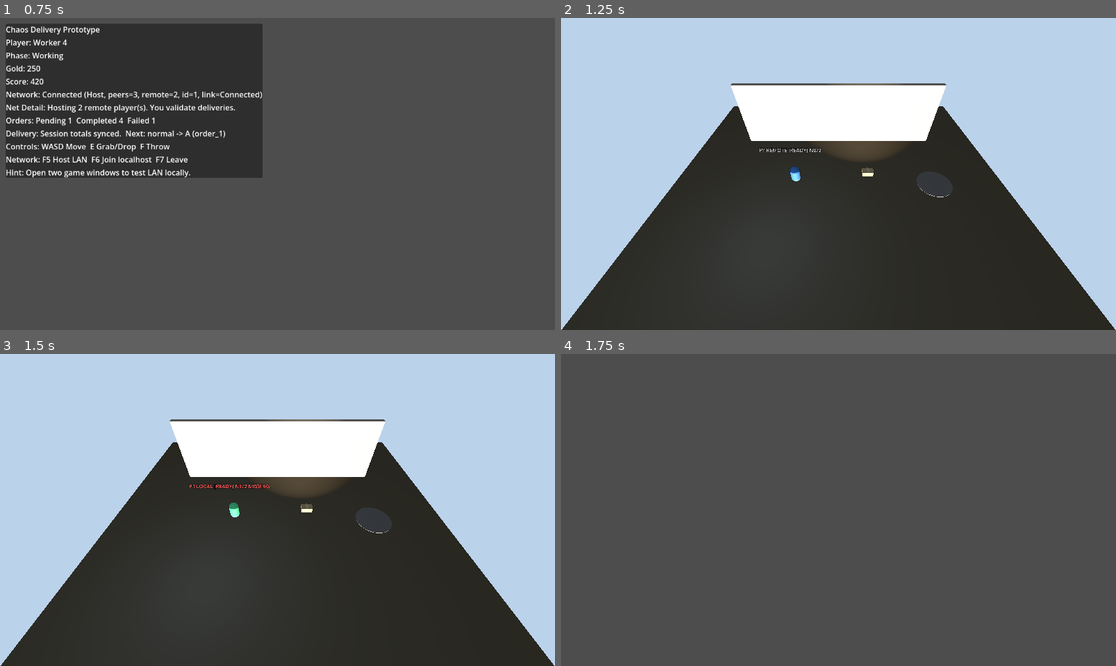
Above: before the commit, frames 1-4 (two rows, left to right).
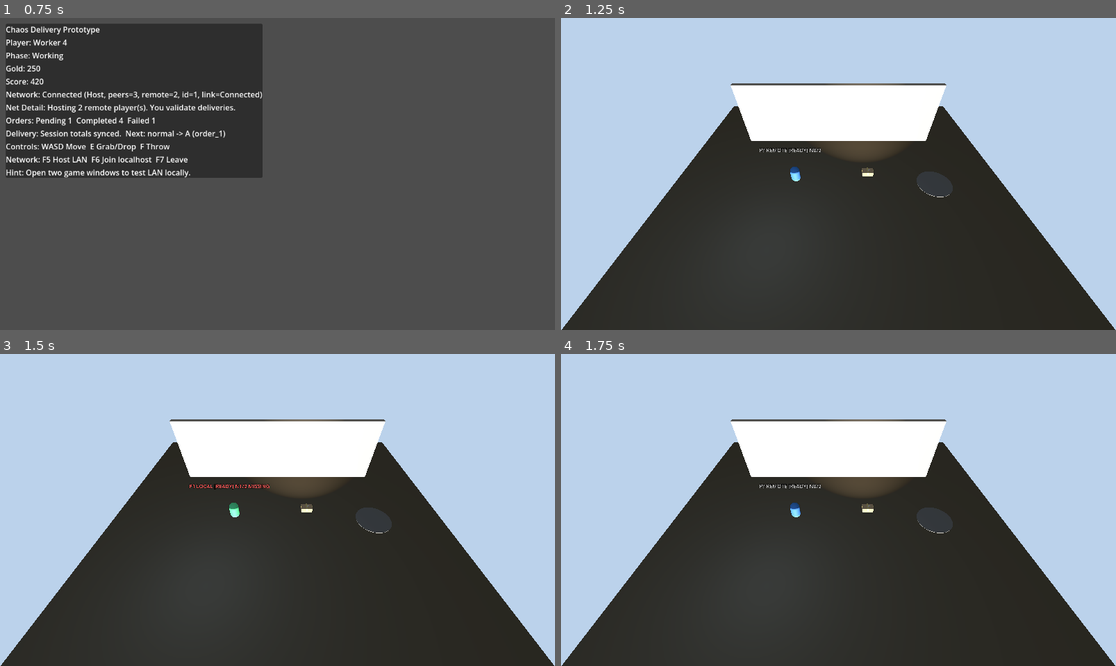
Above: after the commit, the same moments.

Repository: HXSLtim/chaosDelivery
Game: Godot game, scene res://tests/run_tests.tscn
The game is run twice, just before and just after one commit, with the same random seed, the same clock (stepped at 60 frames per second) and the same inputs. This scene is started directly instead of the project's main scene.
Inputs:
- Up to frame 1 (0.75 s): tap Enter at 0.5 s; hold D (move_right) from 0.53 s (still down); tap E (grab) at 0.6 s
- Up to frame 2 (1.25 s): keep holding D (move_right); tap F (throw) at 0.8 s
- Up to frame 3 (1.5 s): release D (move_right) at 1.28 s; hold S (move_backward) from 1.28 s (still down); tap F (throw) at 1.35 s
- Up to frame 4 (1.75 s): keep holding S (move_backward); tap E (grab) at 1.55 s

Frames 1-3 are identical in both runs. In frame 4, 97% of the frame differs, in the area x 0-100%, y 0-100%.

Commit message:
Validate player RPC requests and sync TDD docs

Diff:
--- a/src/entities/player.gd
+++ b/src/entities/player.gd
@@ -20,8 +20,8 @@
 
 var _gravity: float = ProjectSettings.get_setting("physics/3d/default_gravity", 9.8)
 var _last_input: Vector2 = Vector2.ZERO
-var _held_package = null
-var _predicted_held_package = null
+var _held_package: Package = null
+var _predicted_held_package: Package = null
 var _interaction_cooldown_left: float = 0.0
 var _request_timeout_left: float = 0.0
 var _waiting_for_network_action: bool = false
@@ -29,7 +29,7 @@
 var _last_holding_state: bool = false
 var _last_identity_cache: String = ""
 var _debug_material: StandardMaterial3D = null
-var _session_cache: Node = null
+var _session_cache: Node3D = null
 var _cached_visible_players: int = 0
 var _player_count_refresh_left: float = 0.0
 
@@ -126,7 +126,7 @@
 				_start_cooldown()
 		else:
 			if session != null and session.has_method("request_player_grab"):
-				var predicted_package = _find_nearest_grabbable_package()
+				var predicted_package: Package = _find_nearest_grabbable_package()
 				if session.request_player_grab(self):
 					_predicted_held_package = predicted_package
 					_held_package = predicted_package
@@ -158,23 +158,25 @@
 
 
 func _try_grab_nearest_package() -> void:
-	var nearest_package = _find_nearest_grabbable_package()
+	var nearest_package: Package = _find_nearest_grabbable_package()
 	if nearest_package != null and nearest_package.request_grab(self, _local_requester_peer_id()):
 		_held_package = nearest_package
 		_predicted_held_package = null
 
 
-func _find_nearest_grabbable_package():
+func _find_nearest_grabbable_package() -> Package:
 	var tree := get_tree()
 	if tree == null:
 		return null
 
-	var nearest_package = null
+	var nearest_package: Package = null
 	var nearest_distance_squared := grab_range * grab_range
 
 	for node in tree.get_nodes_in_group("packages"):
 		if node == null or not is_instance_valid(node) or not node.is_inside_tree():
 			continue
+		if node is not Package:
+			continue
 		if not node.has_method("is_held") or not node.has_method("request_grab"):
 			continue
 		if node.is_held():
@@ -184,7 +186,7 @@
 		if distance_squared > nearest_distance_squared:
 			continue
 
-		nearest_package = node
+		nearest_package = node as Package
 		nearest_distance_squared = distance_squared
 
 	return nearest_package
@@ -211,7 +213,7 @@
 	_predicted_held_package = null
 
 
-func _get_session() -> Node:
+func _get_session() -> Node3D:
 	if _session_cache != null and is_instance_valid(_session_cache) and _session_cache.is_inside_tree():
 		return _session_cache
 
@@ -221,15 +223,15 @@
 		return null
 
 	for node in tree.get_nodes_in_group("warehouse_session"):
-		if node != null and is_instance_valid(node) and node.is_inside_tree():
-			_session_cache = node
+		if node is Node3D and node != null and is_instance_valid(node) and node.is_inside_tree():
+			_session_cache = node as Node3D
 			return _session_cache
 
 	_session_cache = null
 	return null
 
 
-func _find_held_package_for_self():
+func _find_held_package_for_self() -> Package:
 	var tree := get_tree()
 	if tree == null:
 		return null
@@ -237,18 +239,20 @@
 	for node in tree.get_nodes_in_group("packages"):
 		if node == null or not is_instance_valid(node) or not node.is_inside_tree():
 			continue
+		if node is not Package:
+			continue
 		if node.get("holder") == self:
-			return node
+			return node as Package
 	return null
 
 
-func _resolve_held_package():
+func _resolve_held_package() -> Package:
 	if _held_package != null and is_instance_valid(_held_package) and _held_package.is_inside_tree():
 		if _held_package.get("holder") == self:
 			_predicted_held_package = null
 			return _held_package
 
-	var resolved_package = _find_held_package_for_self()
+	var resolved_package: Package = _find_held_package_for_self()
 	if resolved_package != null:
 		_predicted_held_package = null
 		return resolved_package
--- a/src/network/warehouse_session.gd
+++ b/src/network/warehouse_session.gd
@@ -81,7 +81,7 @@
 		return false
 
 	if NetworkManager.is_connected and not NetworkManager.is_host:
-		_request_grab.rpc_id(1)
+		_request_grab.rpc_id(1, int(player.get_multiplayer_authority()))
 		return true
 
 	return _host_try_grab(player)
@@ -92,7 +92,7 @@
 		return false
 
 	if NetworkManager.is_connected and not NetworkManager.is_host:
-		_request_drop.rpc_id(1, Vector3.ZERO)
+		_request_drop.rpc_id(1, int(player.get_multiplayer_authority()), Vector3.ZERO)
 		return true
 
 	return _host_try_drop(player, Vector3.ZERO)
@@ -103,7 +103,7 @@
 		return false
 
 	if NetworkManager.is_connected and not NetworkManager.is_host:
-		_request_drop.rpc_id(1, impulse)
+		_request_drop.rpc_id(1, int(player.get_multiplayer_authority()), impulse)
 		return true
 
 	return _host_try_drop(player, impulse)
@@ -732,24 +732,36 @@
 	GameState.set_phase(EventBus.GamePhase.WORKING)
 
 
+func _resolve_request_player(sender_peer_id: int, requested_peer_id: int) -> Node3D:
+	if sender_peer_id <= 0 or requested_peer_id <= 0:
+		return null
+	if sender_peer_id != requested_peer_id:
+		RuntimeLog.info("Session", "rejected request with mismatched peer ids", {
+			"sender_peer_id": sender_peer_id,
+			"requested_peer_id": requested_peer_id
+		})
+		return null
+	return _find_player_by_peer_id(requested_peer_id)
+
+
 @rpc("any_peer", "reliable")
-func _request_grab() -> void:
+func _request_grab(requested_peer_id: int) -> void:
 	if not NetworkManager.is_host:
 		return
 
 	var sender_id := multiplayer.get_remote_sender_id()
-	var player := _find_player_by_peer_id(sender_id)
+	var player := _resolve_request_player(sender_id, requested_peer_id)
 	if player != null:
 		_host_try_grab(player)
 
 
 @rpc("any_peer", "reliable")
-func _request_drop(impulse: Vector3) -> void:
+func _request_drop(requested_peer_id: int, impulse: Vector3) -> void:
 	if not NetworkManager.is_host:
 		return
 
 	var sender_id := multiplayer.get_remote_sender_id()
-	var player := _find_player_by_peer_id(sender_id)
+	var player := _resolve_request_player(sender_id, requested_peer_id)
 	if player != null:
 		_host_try_drop(player, impulse)
 
--- a/tests/hud_session_behavior_test.gd
+++ b/tests/hud_session_behavior_test.gd
@@ -50,6 +50,7 @@
 	await _test_hud_player_label_reflects_stable_slot_profiles()
 	await _test_host_network_state_rebuilds_world_with_slot_one_profile()
 	await _test_disconnect_network_state_respawns_offline_world()
+	await _test_session_request_resolution_rejects_mismatched_sender_peer_id()
 	await _test_clear_world_detaches_nodes_before_deferred_free()
 	await _test_warehouse_camera_frames_spawn_area()
 	await _test_apply_order_state_local_filters_and_copies_snapshot()
@@ -596,6 +597,27 @@
 	_assert(packages.get_child_count() == 1, "disconnect transition should respawn an offline package")
 	_assert(game_state.local_player_id == 1, "disconnect transition should restore local slot P1")
 	_assert(game_state.local_player_name == "Player 1", "disconnect transition should restore local player name")
+
+	session.queue_free()
+	await _tree.process_frame
+
+
+func _test_session_request_resolution_rejects_mismatched_sender_peer_id() -> void:
+	_set_network_disconnected_baseline()
+
+	var session = WAREHOUSE_SCENE.instantiate()
+	session.name = "SessionRequestResolution"
+	_tree.root.add_child(session)
+	await _tree.process_frame
+	await _tree.process_frame
+
+	session._spawn_player_local(2, session._player_spawn_position_for_peer(2))
+
+	var mismatched_player = session._resolve_request_player(1, 2)
+	var matching_player = session._resolve_request_player(2, 2)
+
+	_assert(mismatched_player == null, "session should reject player requests when sender peer id does not match requested player authority")
+	_assert(matching_player != null and int(matching_player.get_multiplayer_authority()) == 2, "session should resolve the matching requested player when sender peer id is valid")
 
 	session.queue_free()
 	await _tree.process_frame
Not shown, changed: docs/技术设计文档-TDD.md
